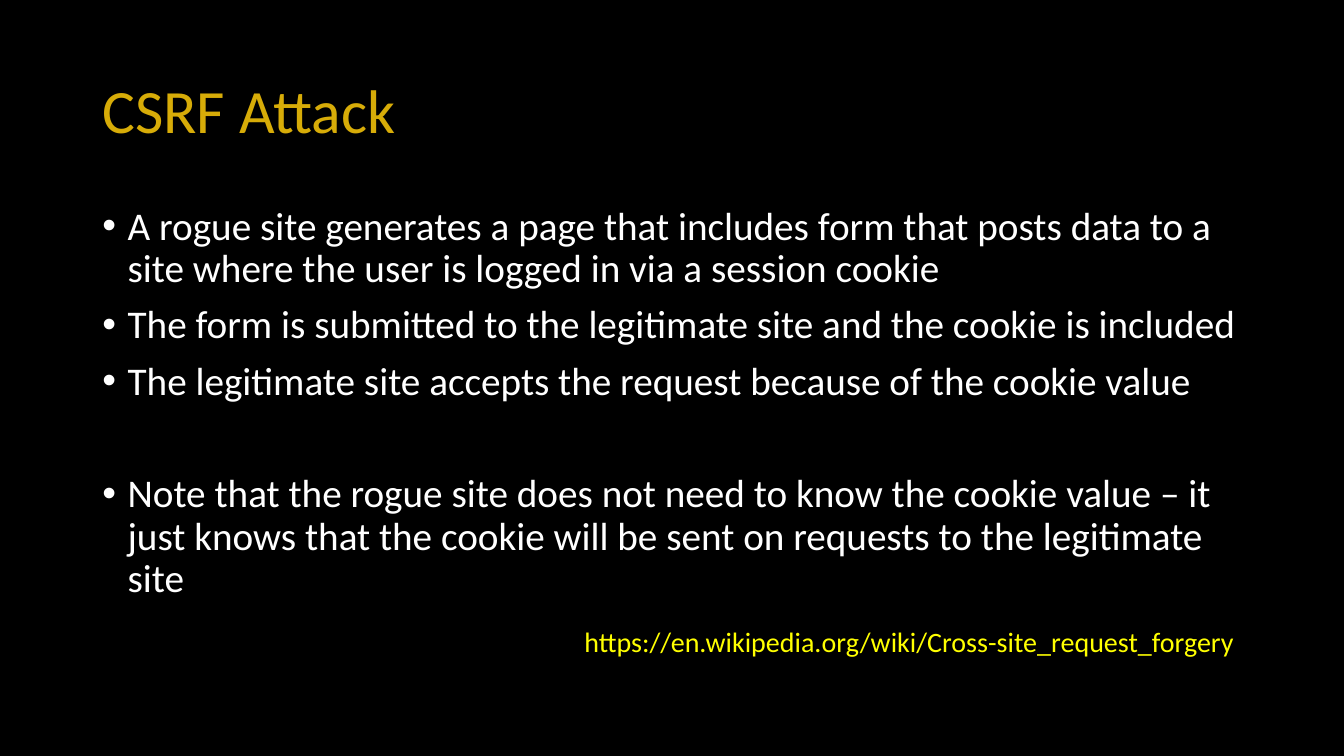
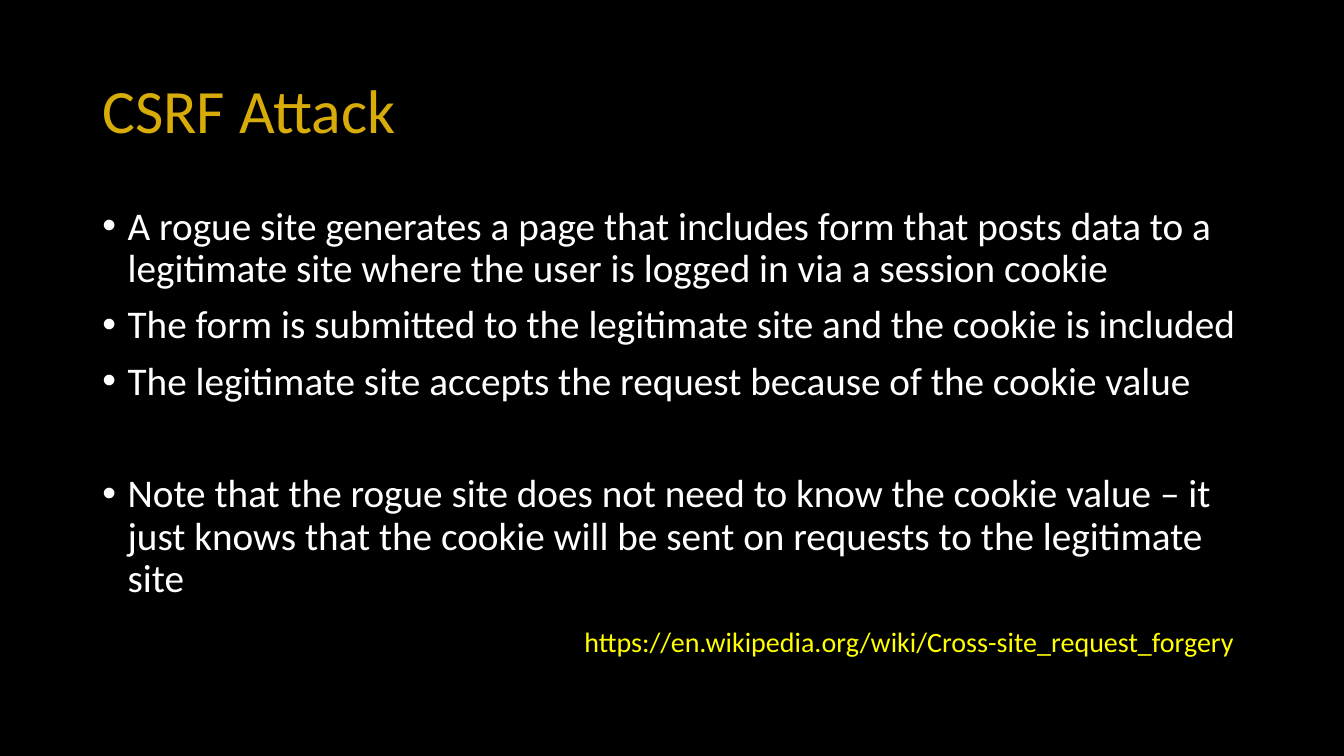
Before and after one commit to csev/dj4e, a slide deck: slide 14 of lectures/DJ-09-Forms.pptx (slide 29 before the commit). Drawn at 1344x756 pixels with LibreOffice and Linux fonts; fonts in the diff are those of the drawing. Boxes give left, top, right and bottom in pixels: in the first picture for what was removed or moved away, otherwise in the second. Text is boxed around its words. In the diff, an @@ line names an element or a change of style, - is before the commit and + after.

```diff
--- a/lectures/DJ-09-Forms.pptx
+++ b/lectures/DJ-09-Forms.pptx
@@ text at (128,212,1211,289): text changed @@
-• A rogue site generates a page that includes form that posts data to a site where the user is logged in via a session cookie
+• A rogue site generates a page that includes form that posts data to a legitimate site where the user is logged in via a session cookie
```
Also in this commit, not shown: 15 other slides changed, 27 slides added, 11 slides removed, 28 other files.
